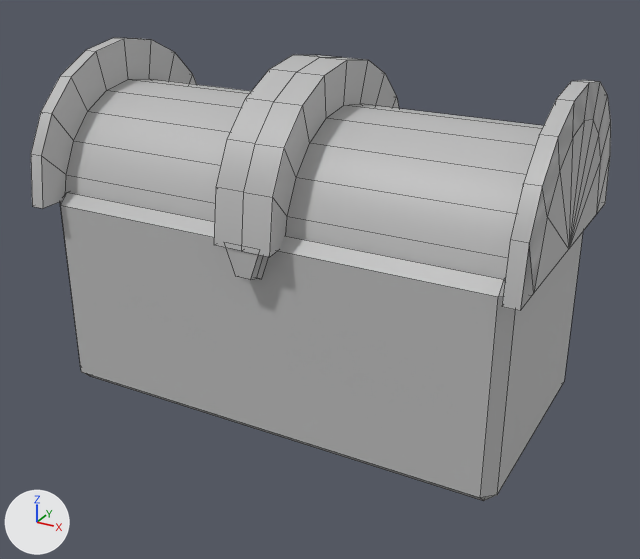
Before and after pictures for a commit that changed the FBX model PTSwiftSorcery/Assets/Meshes/Props/Prop_Chest_001.fbx.
Rendered twice from a 50 mm lens placed at (0.716, -1.301, 0.865), pointed at (0.016, -0.028, 0.228). Every picture has the same lights, and +X, +Y and +Z are marked at lower left. Mesh edges are drawn as thin lines. Where no turn or scale is listed for an object, it has been applied to the vertices. Vertices at the same position are counted once.

The first picture shows 'Prop_Chest_001'.
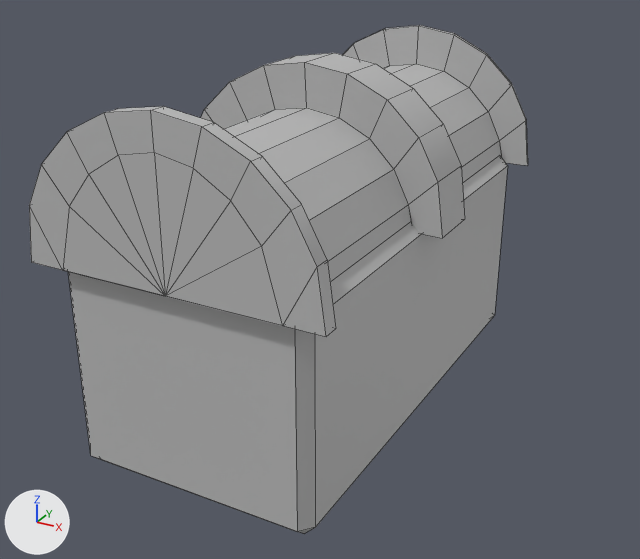
What changed in the scene script:
```text
Change me_mesh:
    used by ob_prop_chest_001; location = (0.0, 0.0, 0.0)
    remove me_mesh.from_pydata(...)  # 183 vertices, 183 faces; spans x -0.438..0.438, y -0.25..0.25, z 0.0..0.613
    add me_mesh.from_pydata(...)  # 166 vertices, 169 faces; spans x -0.259..0.25, y -0.438..0.442, z 0.0..0.613
    me_mesh part 1: the loose piece of 24 vertices spanning x -0.424..0.418, y -0.216..0.211, z 0.0..0.374 is turned -90 degrees about the z axis through the mesh origin
    me_mesh part 2: the loose piece of 12 vertices spanning x -0.034..0.032, y -0.248..-0.215, z 0.3..0.365 is turned -90 degrees about the z axis through the mesh origin
    me_mesh part 3: the loose piece of 147 vertices spanning x -0.438..0.438, y -0.25..0.25, z 0.358..0.613 is rebuilt with 130 vertices and now spans x -0.259..0.25, y -0.438..0.442, z 0.356..0.613
```

What differs and where, as boxes (x1, y1, x2, y2) in the pictures (640 x 559 px; the box of a moved part takes in the faces that stretch with it):
'Prop_Chest_001', reshaped (14% narrower, 10% taller)
    before: (31, 38, 611, 501)
    after: (29, 25, 528, 534)
part 1 of me_mesh, moved or reshaped
    before: (60, 192, 583, 501)
    after: (68, 156, 508, 534)
part 2 of me_mesh, moved or reshaped (not visible afterwards)
    before: (226, 248, 268, 280)
part 3 of me_mesh, rebuilt (14% narrower, 14% taller)
    before: (31, 38, 611, 311)
    after: (29, 25, 528, 337)
